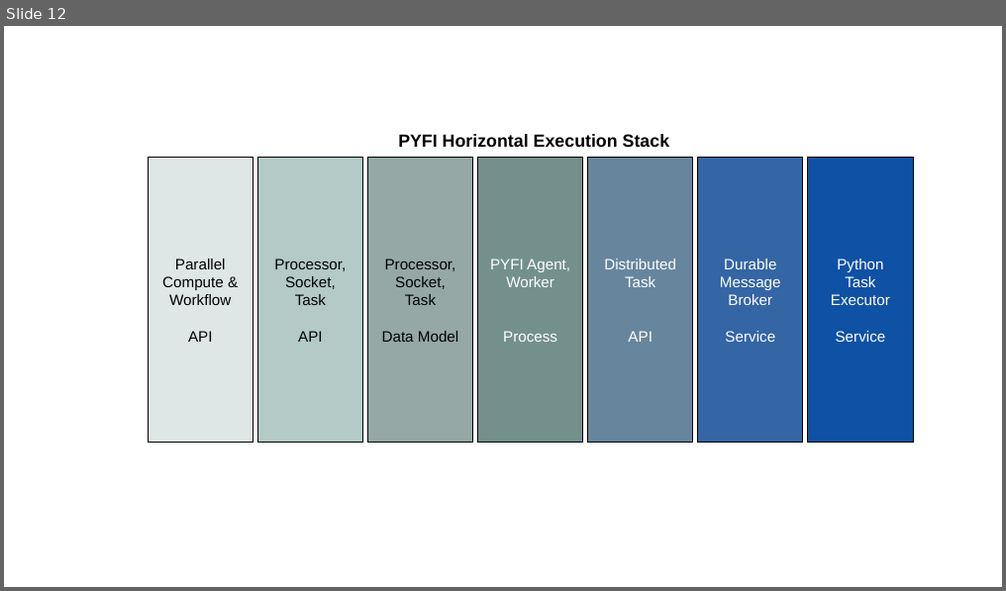
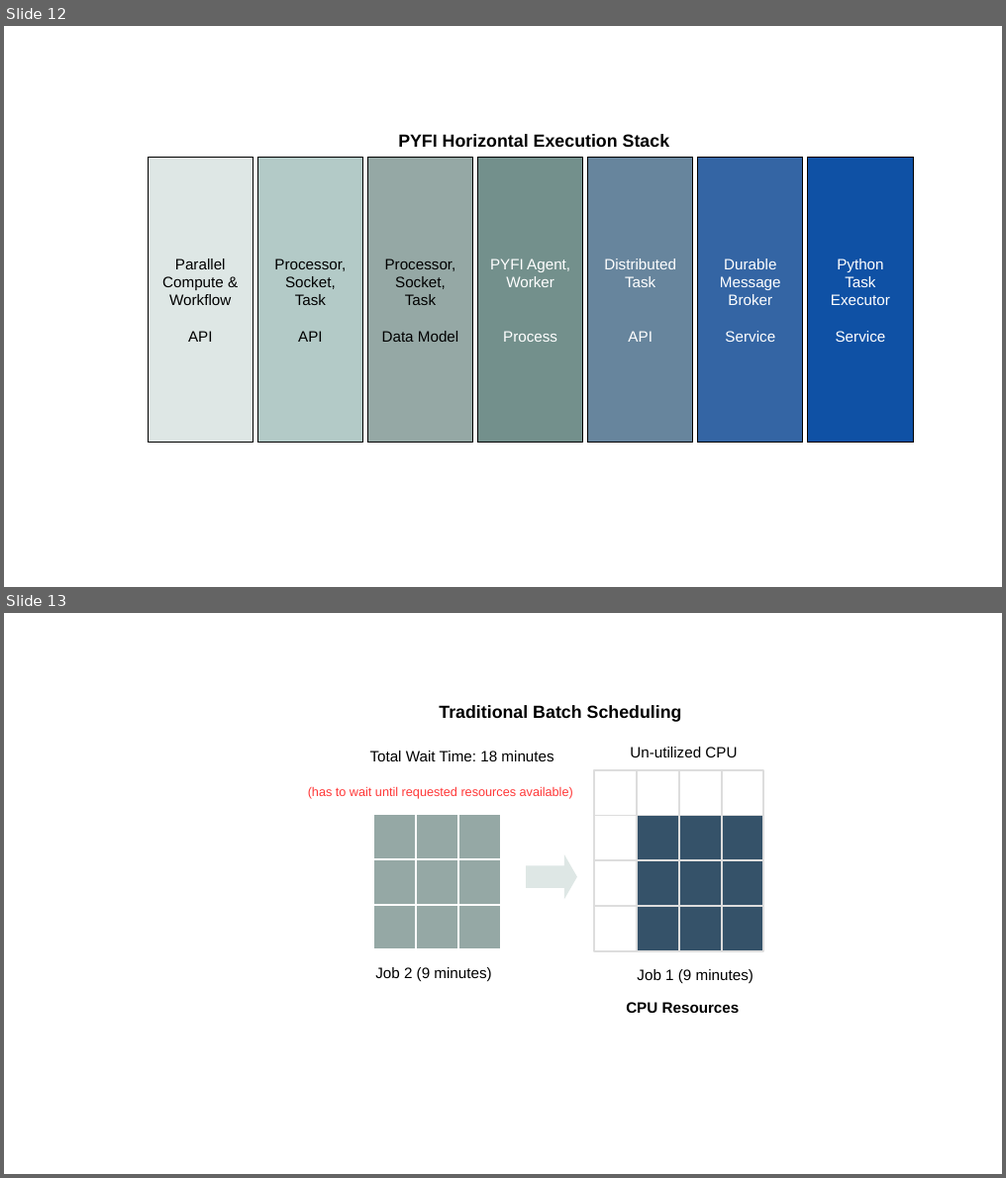
Before and after one commit to radiantone/pyfi-private, a slide deck: docs/architecture.odp. Shown one above the other, each under a label of ours: slide 12 before the commit, slides 12 and 13 after it. The pictures are 1006x591 and 1006x1178 pixels, drawn with LibreOffice and Linux fonts; fonts in the diff are those of the drawing. Boxes give left, top, right and bottom in pixels: in the first picture for what was removed or moved away, otherwise in the second. Text is boxed around its words. In the diff, an @@ line names an element or a change of style, - is before the commit and + after.

```diff
--- a/docs/architecture.odp
+++ b/docs/architecture.odp
@@ slide 13 added at (x1=4, y1=613, x2=1002, y2=1174), background #FFFFFF @@
@@ text added at (x1=439, y1=705, x2=682, y2=722), 14 pt, text #000000, bold @@
+Traditional Batch Scheduling
@@ text added at (x1=370, y1=751, x2=553, y2=761), 12 pt, text #000000 @@
+Total Wait Time: 18 minutes
@@ text added at (x1=630, y1=747, x2=737, y2=758), 12 pt, text #000000 @@
+Un-utilized CPU
@@ text added at (x1=308, y1=787, x2=573, y2=799), 10 pt, text #FF3838 @@
+(has to wait until requested resources available)
@@ rectangle added at (x1=373, y1=814, x2=501, y2=950), fill #95A8A5, outline #3465A4 0 pt @@
@@ rectangle added at (x1=373, y1=814, x2=416, y2=860), outline #FFFFFF 1.5 pt @@
@@ rectangle added at (x1=416, y1=814, x2=458, y2=860), outline #FFFFFF 1.5 pt @@
@@ rectangle added at (x1=458, y1=814, x2=501, y2=860), outline #FFFFFF 1.5 pt @@
@@ rectangle added at (x1=637, y1=816, x2=764, y2=952), fill #355269, outline #3465A4 0 pt @@
@@ rectangle added at (x1=373, y1=860, x2=416, y2=905), outline #FFFFFF 1.5 pt @@
@@ rectangle added at (x1=416, y1=860, x2=458, y2=905), outline #FFFFFF 1.5 pt @@
@@ rectangle added at (x1=458, y1=860, x2=501, y2=905), outline #FFFFFF 1.5 pt @@
@@ right arrow added at (x1=527, y1=855, x2=578, y2=899), fill #DEE7E5 @@
@@ rectangle added at (x1=373, y1=905, x2=416, y2=950), outline #FFFFFF 1.5 pt @@
@@ rectangle added at (x1=416, y1=905, x2=458, y2=950), outline #FFFFFF 1.5 pt @@
@@ rectangle added at (x1=458, y1=905, x2=501, y2=950), outline #FFFFFF 1.5 pt @@
@@ group added at (x1=594, y1=770, x2=763, y2=952): 16 rectangles @@
@@ text added at (x1=375, y1=967, x2=491, y2=981), 12 pt, text #000000 @@
+Job 2 (9 minutes)
@@ text added at (x1=637, y1=969, x2=753, y2=983), 12 pt, text #000000 @@
+Job 1 (9 minutes)
@@ text added at (x1=626, y1=1002, x2=740, y2=1013), 12 pt, text #000000, bold @@
+CPU Resources
```
Also in this commit, not shown: 1 other slide added, 7 other files.
